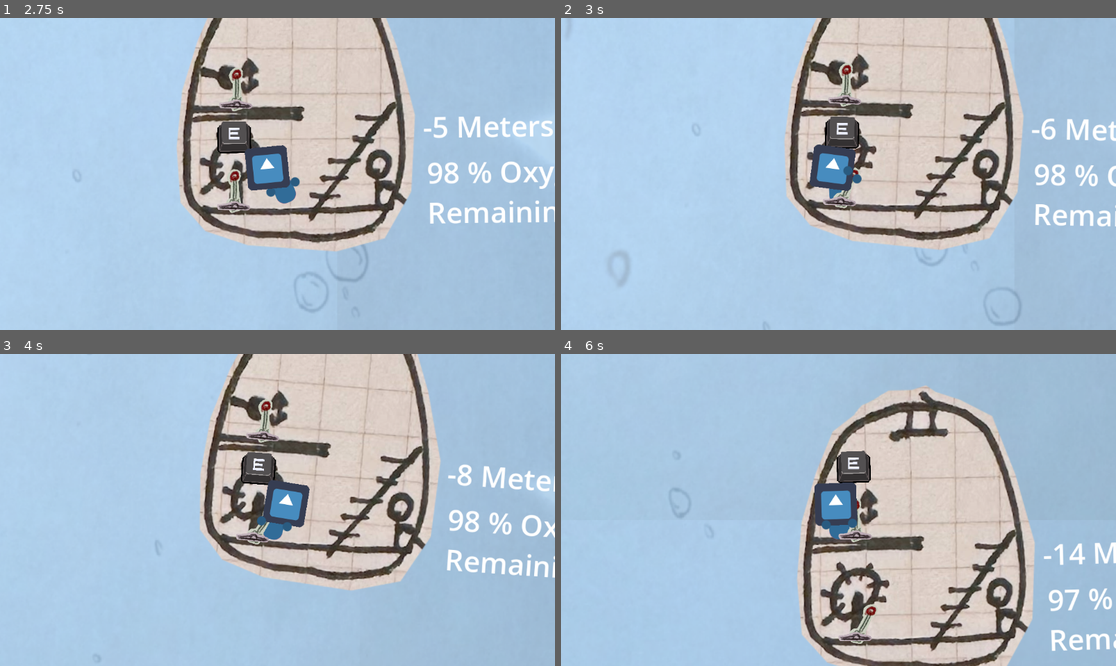
Above: before the commit, frames 1-4 (two rows, left to right).
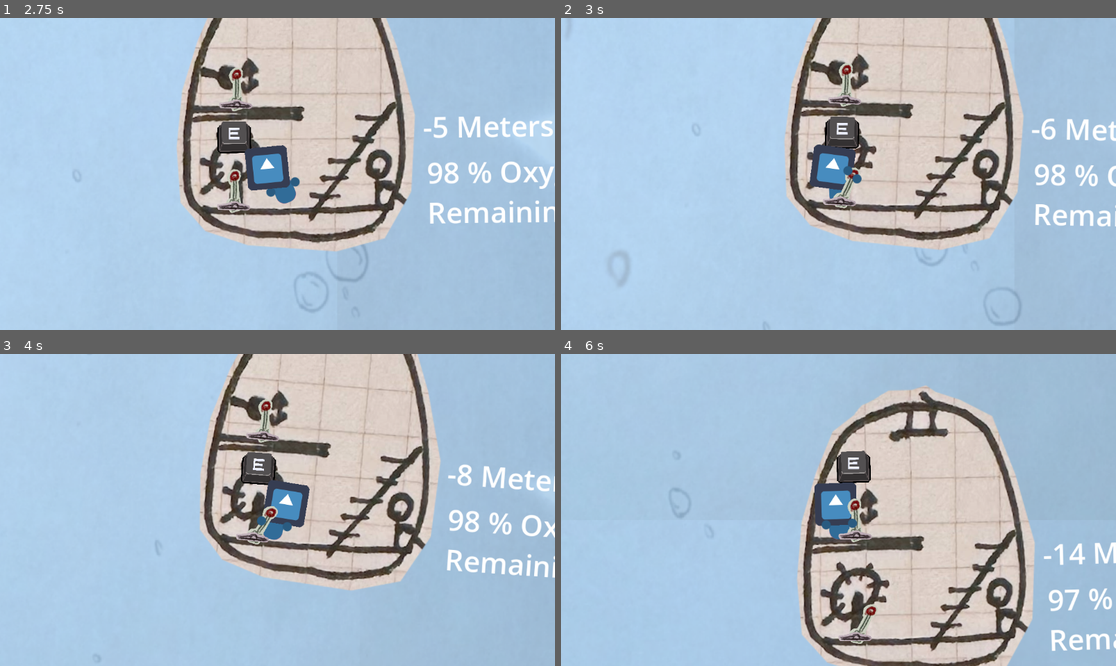
Above: after the commit, the same moments.

Repository: calzila/GGJ_2025
Game: Godot game, scene res://Overworld.tscn
Two runs of this game, one before a commit and one after it. Both use one fixed random seed, a clock stepped at 60 frames per second and the inputs below. The engine's default icon, where the game draws it, is replaced by a stand-in: a white triangle on a blue panel in a dark square.
Inputs:
- Up to frame 1 (2.75 s): tap Enter (ui_accept) at 0.5, 0.77, 1.52 s; hold D (move_right) 0.53-2.03 s; tap E (Grab) at 0.6, 1.35, 2.1 s; hold A (move_left) from 2.03 s (still down)
- Up to frame 2 (3 s): release A (move_left) at 2.78 s; hold D (move_right) from 2.78 s (still down); tap E (Grab) at 2.85 s
- Up to frame 3 (4 s): keep holding D (move_right); tap Enter (ui_accept) at 3.02, 3.77 s; tap E (Grab) at 3.6 s
- Up to frame 4 (6 s): release D (move_right) at 4.28 s; hold A (move_left) 4.28-5.03 s; tap E (Grab) at 4.35, 5.1, 5.85 s; tap Enter (ui_accept) at 4.52 s; hold D (move_right) 5.03-5.78 s; hold A (move_left) from 5.78 s (still down)

Frame 1 is identical in both runs. In frame 2, less than 0.1% of the frame differs, in the area x 50-53%, y 47-56%; in frame 3, 0.1%, in the area x 47-51%, y 48-55%; in frame 4, less than 0.1%.
Error in both runs: Invalid assignment of property or key 'playerIsHolding' with value of type 'bool' on a base object of type 'Nil'. (res://grabber.gd:46)

Commit message:
Layering the lever over the player

Diff:
--- a/Lever.tscn
+++ b/Lever.tscn
@@ -18,11 +18,13 @@
 scale = Vector2(0.0859375, 0.632813)
 
 [node name="Lever2" type="Sprite2D" parent="PivotPoint"]
+z_index = 8
 position = Vector2(2, -37)
 scale = Vector2(0.19, 0.19)
 texture = ExtResource("3_38ejf")
 
 [node name="LeverPad" type="Sprite2D" parent="."]
+z_index = 9
 position = Vector2(-1, -6)
 scale = Vector2(0.181216, 0.181216)
 texture = ExtResource("4_e705b")
--- a/TheSub.tscn
+++ b/TheSub.tscn
@@ -107,10 +107,11 @@
 script = ExtResource("5_ayy7u")
 theSub = NodePath("..")
 
-[node name="Lever_Light" parent="." instance=ExtResource("6_3th0t")]
+[node name="Lever_Light" parent="." node_paths=PackedStringArray("lightRef") instance=ExtResource("6_3th0t")]
 position = Vector2(-125, -213)
 rotation = 0.00245824
 movesLight = true
+lightRef = NodePath("../PointLight2D")
 
 [node name="TimerFishSpawn" type="Timer" parent="."]
 
--- a/lever.gd
+++ b/lever.gd
@@ -2,6 +2,8 @@
 
 @export var thrustsShip: bool = false
 @export var movesLight: bool = false
+
+@export var lightRef: Node2D
 
 var playerIsHolding = false
 var inputValue = 0.0
@@ -26,6 +28,9 @@
 			parentGrabber.theSub.apply_central_force(Vector2(inputValue,0) * 90000 * delta)
 			parentGrabber.theSub.apply_torque((inputValue) * 20000000 * delta)
 
+		if movesLight:
+			lightRef.rotation += inputValue * 1 * delta
+
 		if player != null:
 			# put the hand on the lever
 			player.hand_L.global_position = $PivotPoint/HandSpot_L.global_position
